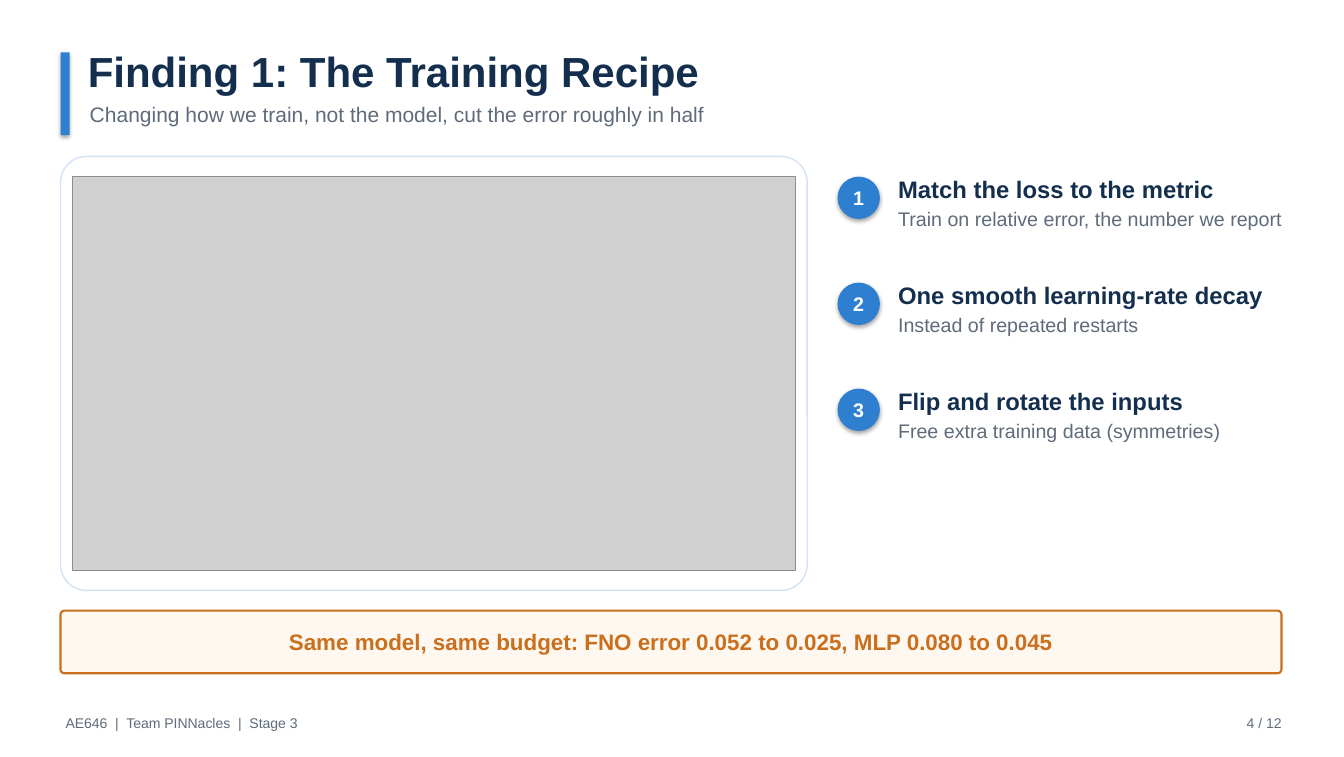
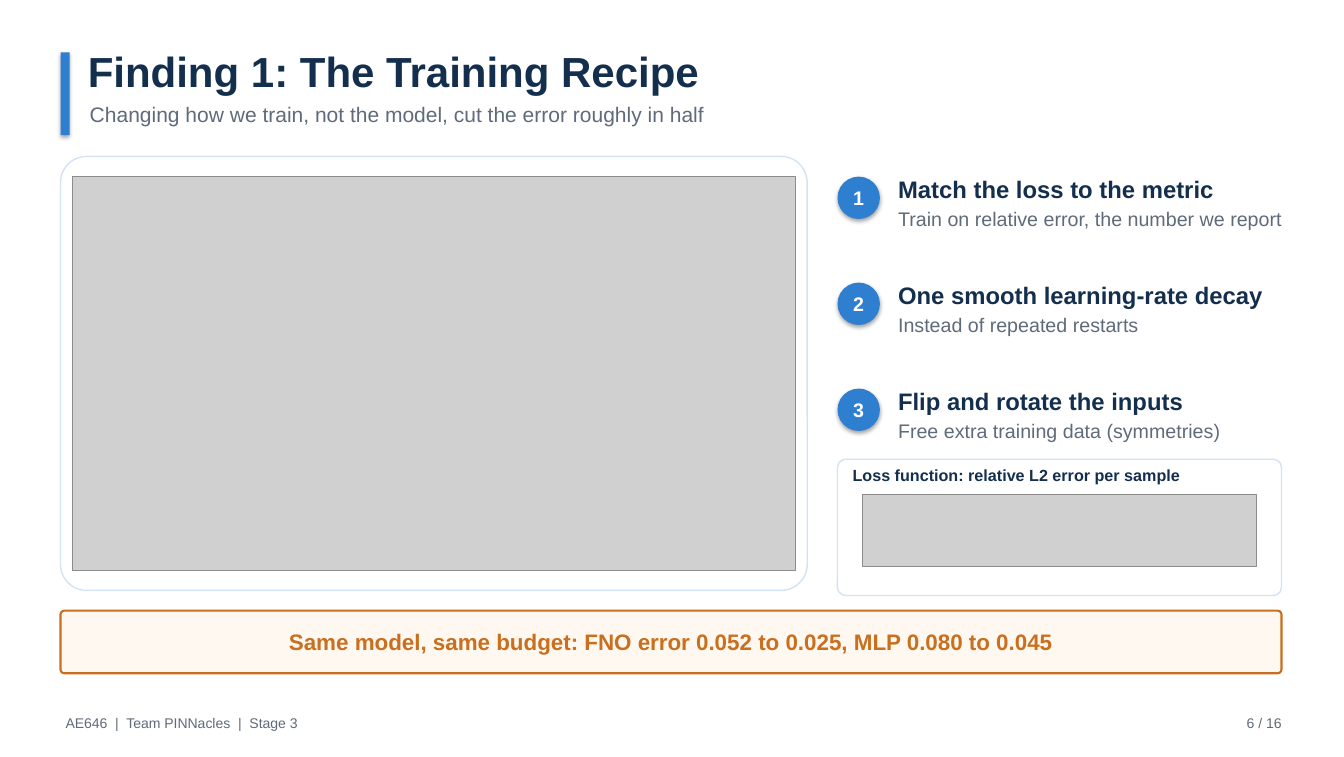
Before and after one commit to ARYAMANN7279/AE646-PINNacles, a slide deck: slide 6 of stage3/PINNacles_Stage3_FinalPresentation.pptx (slide 4 before the commit). Drawn at 1344x757 pixels with LibreOffice and Linux fonts; fonts in the diff are those of the drawing; grey boxes stand for pictures. Boxes give left, top, right and bottom in pixels: in the first picture for what was removed or moved away, otherwise in the second. Text is boxed around its words. In the diff, an @@ line names an element or a change of style, - is before the commit and + after.

```diff
--- a/stage3/PINNacles_Stage3_FinalPresentation.pptx
+++ b/stage3/PINNacles_Stage3_FinalPresentation.pptx
@@ rounded rectangle added at bbox=[837, 459, 1281, 595], fill #FFFFFF, outline #D3E3F3 1 pt @@
@@ text added at bbox=[853, 469, 1180, 485], 11.5 pt, text #142F4E, bold @@
+Loss function: relative L2 error per sample
@@ picture added at bbox=[863, 494, 1256, 566] @@
@@ text at bbox=[1247, 718, 1282, 728]: text changed @@
-4 / 12
+6 / 16
```
Also in this commit, not shown: 8 other slides changed, 6 slides added, 2 slides removed, 13 other files.
